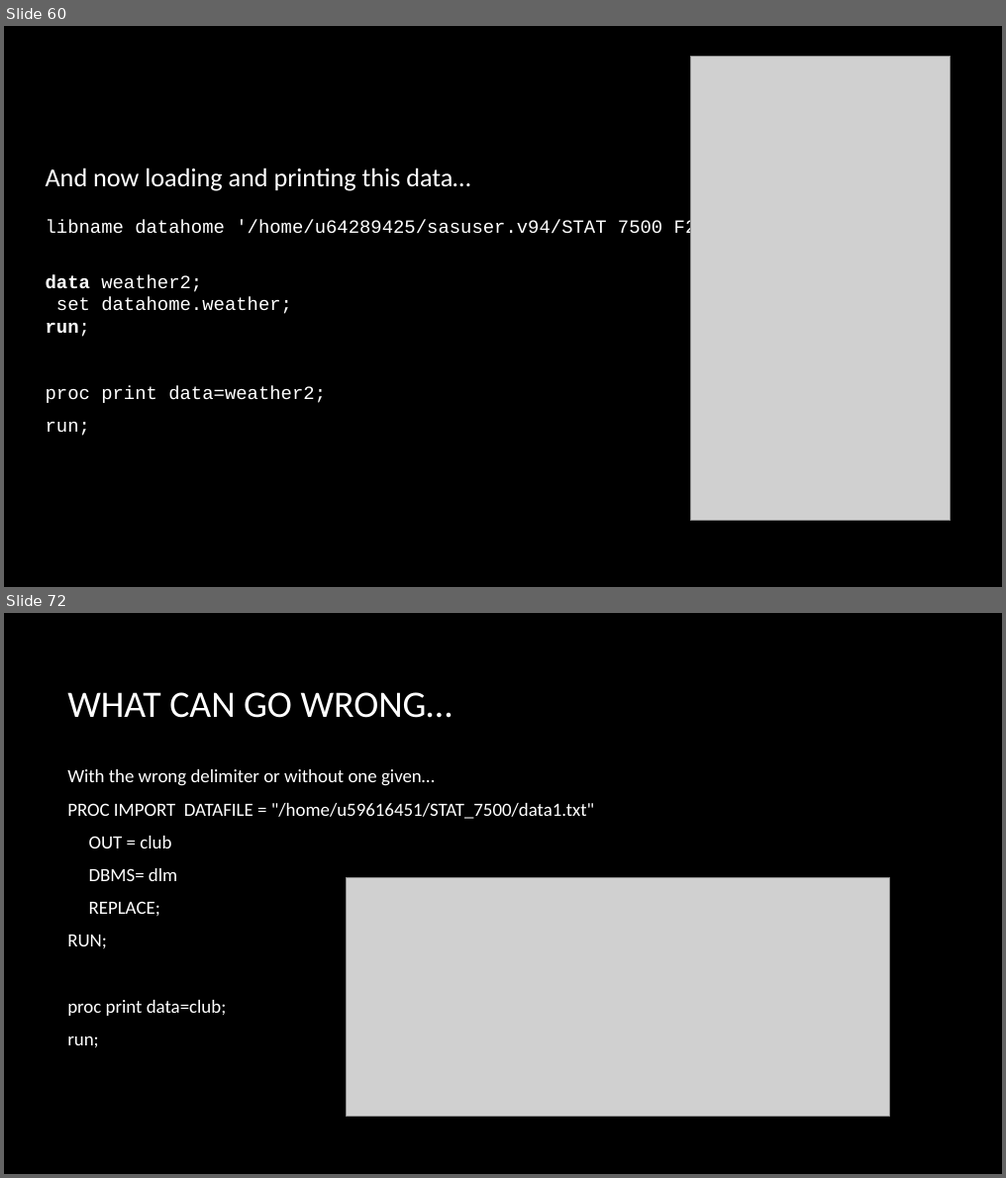
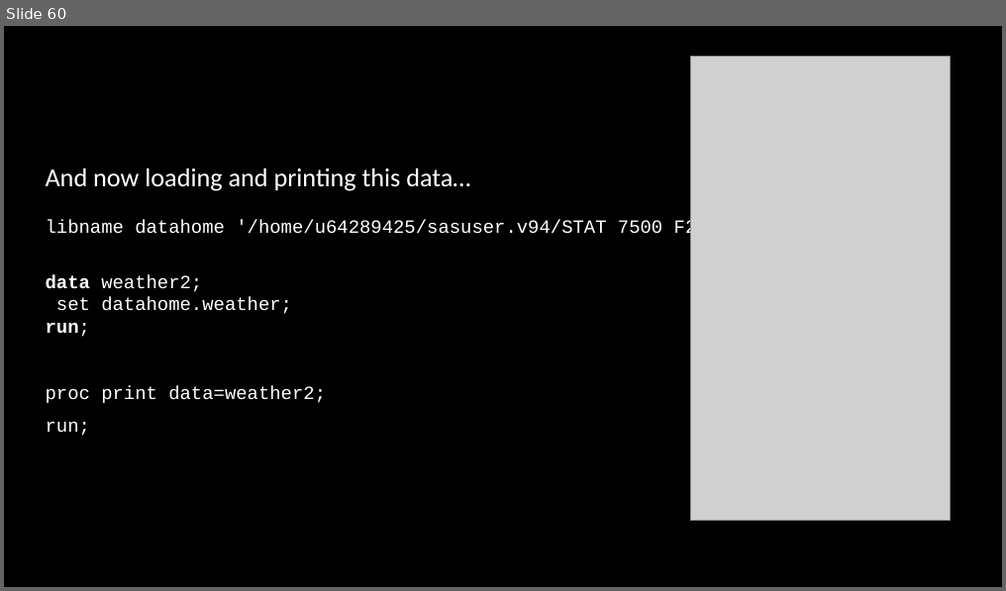
Before and after one commit to kgfitzgerald/stat-7500, a slide deck: assets/lecture_slides/SAS1_intro_to_sas.pptx. Shown one above the other, each under a label of ours: slides 60 and 72 before the commit, slide 60 after it; the slides between them are not shown. The pictures are 1006x1178 and 1006x591 pixels, drawn with LibreOffice and Linux fonts; fonts in the diff are those of the drawing; grey boxes stand for pictures; background and template pictures are left out. Boxes give left, top, right and bottom in pixels: in the first picture for what was removed or moved away, otherwise in the second. Text is boxed around its words. In the diff, an @@ line names an element or a change of style, - is before the commit and + after.

```diff
--- a/assets/lecture_slides/SAS1_intro_to_sas.pptx
+++ b/assets/lecture_slides/SAS1_intro_to_sas.pptx
@@ slide 72 removed at (4,613,1002,1174), background picture (left out) @@
@@ title removed at (67,692,452,718) @@
-WHAT CAN GO WRONG…
@@ text removed at (67,769,594,1049) @@
-With the wrong delimiter or without one given…
-PROC IMPORT DATAFILE = "/home/u59616451/STAT_7500/data1.txt"
-OUT = club
-DBMS= dlm
-REPLACE;
-RUN;
-proc print data=club;
-run;
@@ picture removed at (347,878,890,1117) @@
```
Also in this commit, not shown: 13 other slides removed, 1 other file.
